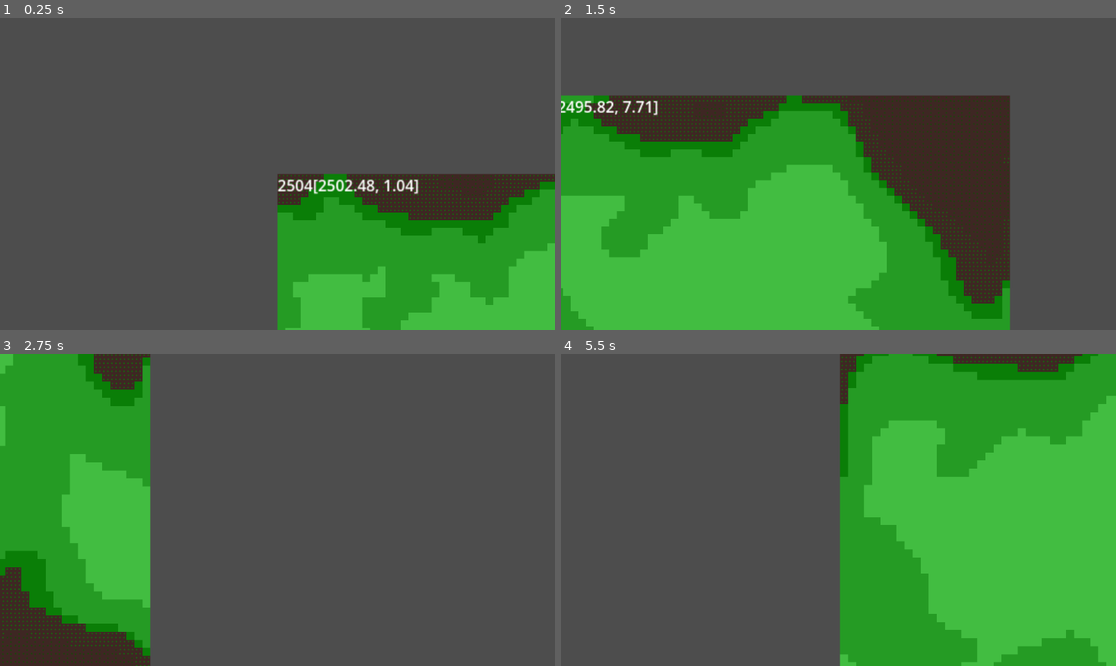
Above: before the commit, frames 1-4 (two rows, left to right).
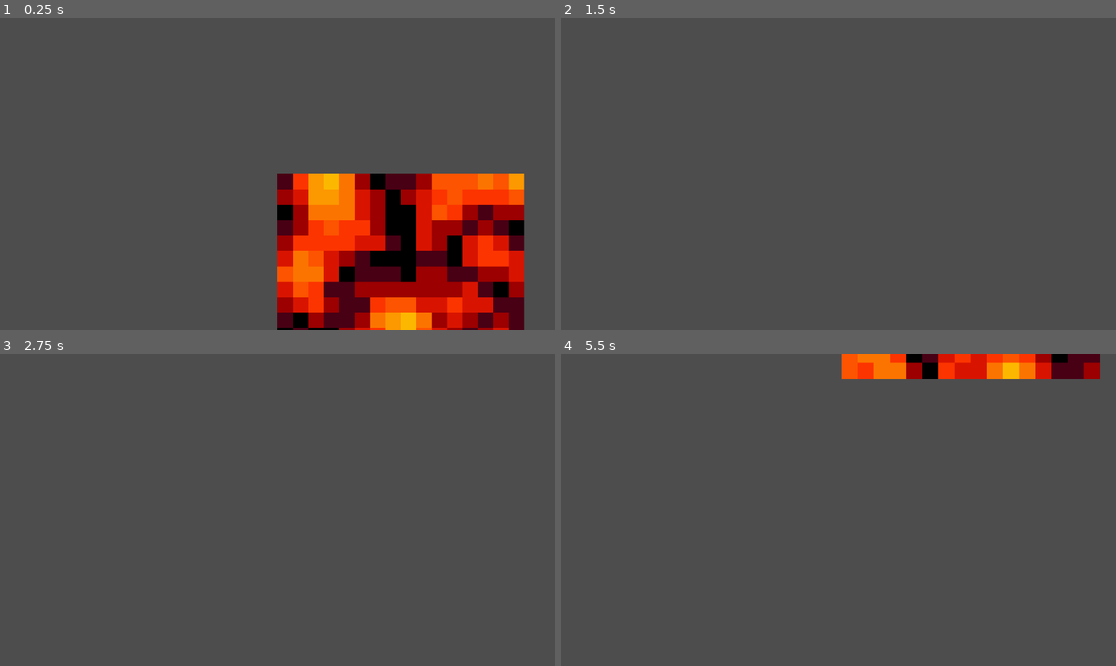
Above: after the commit, the same moments.

Repository: bingecraft-net/sandbox
Game: Godot game, scene res://scenes/game.tscn
Same seed, same stepped clock (60 frames per second), same inputs: the game is played once before the commit and once after it.
Inputs:
- Up to frame 1 (0.25 s): no input
- Up to frame 2 (1.5 s): hold Right (ui_right) 0.53-1.28 s; tap Z (zoom in) at 0.6 s; hold Down (ui_down) from 1.28 s (still down); tap X (zoom out) at 1.35 s
- Up to frame 3 (2.75 s): release Down (ui_down) at 2.03 s; hold Right (ui_right) from 2.03 s (still down); tap Z (zoom in) at 2.1 s
- Up to frame 4 (5.5 s): release Right (ui_right) at 2.78 s; hold Up (ui_up) 2.78-3.53 s; tap X (zoom out) at 2.85, 4.35 s; hold Left (ui_left) 3.53-5.03 s; tap Z (zoom in) at 3.6, 5.1 s; hold Down (ui_down) from 5.03 s (still down)

The runs differ from the first frame. In frame 1, 25% of the frame differs, in the area x 49-100%, y 49-100%; in frame 2, 61%, in the area x 0-81%, y 24-100%; in frame 3, 27%; in frame 4, 50%.

Commit message:
restart with time elapsed sampling from 3d noise, and add new heatmap atlas

Diff:
--- a/project.godot
+++ b/project.godot
@@ -8,15 +8,38 @@
 
 config_version=5
 
+[animation]
+
+compatibility/default_parent_skeleton_in_mesh_instance_3d=true
+
 [application]
 
 config/name="sandbox"
-run/main_scene="uid://bj0rd41hphutx"
+run/main_scene="uid://bqp6ijn2rfoyq"
 config/features=PackedStringArray("4.6", "Forward Plus")
 config/icon="res://icon.svg"
 
+[display]
+
+window/stretch/scale=2.0
+
 [input]
 
+brake={
+"deadzone": 0.2,
+"events": [Object(InputEventKey,"resource_local_to_scene":false,"resource_name":"","device":-1,"window_id":0,"alt_pressed":false,"shift_pressed":false,"ctrl_pressed":false,"meta_pressed":false,"pressed":false,"keycode":0,"physical_keycode":83,"key_label":0,"unicode":115,"location":0,"echo":false,"script":null)
+]
+}
+steer={
+"deadzone": 0.2,
+"events": [Object(InputEventKey,"resource_local_to_scene":false,"resource_name":"","device":-1,"window_id":0,"alt_pressed":false,"shift_pressed":false,"ctrl_pressed":false,"meta_pressed":false,"pressed":false,"keycode":0,"physical_keycode":68,"key_label":0,"unicode":100,"location":0,"echo":false,"script":null)
+]
+}
+unsteer={
+"deadzone": 0.2,
+"events": [Object(InputEventKey,"resource_local_to_scene":false,"resource_name":"","device":-1,"window_id":0,"alt_pressed":false,"shift_pressed":false,"ctrl_pressed":false,"meta_pressed":false,"pressed":false,"keycode":0,"physical_keycode":65,"key_label":0,"unicode":97,"location":0,"echo":false,"script":null)
+]
+}
 "zoom out"={
 "deadzone": 0.2,
 "events": [Object(InputEventKey,"resource_local_to_scene":false,"resource_name":"","device":-1,"window_id":0,"alt_press …(192 unchanged characters)…
--- a/scenes/game.tscn
+++ b/scenes/game.tscn
@@ -1,13 +1,14 @@
-[gd_scene format=3 uid="uid://bj0rd41hphutx"]
-
-[ext_resource type="Script" uid="uid://b5rhc8uqe54si" path="res://scripts/game.gd" id="1_e2o6t"]
-[ext_resource type="PackedScene" uid="uid://1b62wt0iucbm" path="res://scenes/character.tscn" id="2_e2o6t"]
-[ext_resource type="Texture2D" uid="uid://b0l3ul5s2drvv" path="res://sprites/atlas.png" id="3_lnu2h"]
-
-[sub_resource type="FastNoiseLite" id="FastNoiseLite_lnu2h"]
-
-[sub_resource type="TileSetAtlasSource" id="TileSetAtlasSource_lnu2h"]
-texture = ExtResource("3_lnu2h")
+[gd_scene format=3 uid="uid://bqp6ijn2rfoyq"]
+
+[ext_resource type="Script" uid="uid://bc2impsn4s5r3" path="res://scripts/game.gd" id="1_e2o6t"]
+[ext_resource type="Texture2D" uid="uid://berwu3o6jau64" path="res://sprites/atlas.png" id="2_feb5d"]
+[ext_resource type="PackedScene" uid="uid://1b62wt0iucbm" path="res://scenes/character.tscn" id="2_lnu2h"]
+
+[sub_resource type="FastNoiseLite" id="FastNoiseLite_0e48y"]
+frequency = 0.08
+
+[sub_resource type="TileSetAtlasSource" id="TileSetAtlasSource_epypp"]
+texture = ExtResource("2_feb5d")
 0:0/0 = 0
 1:0/0 = 0
 2:0/0 = 0
@@ -265,25 +266,14 @@
 14:15/0 = 0
 15:15/0 = 0
 
-[sub_resource type="TileSet" id="TileSet_lbhrr"]
-sources/0 = SubResource("TileSetAtlasSource_lnu2h")
-
-[node name="Game" type="Node2D" unique_id=682687161]
+[sub_resource type="TileSet" id="TileSet_0hol4"]
+sources/0 = SubResource("TileSetAtlasSource_epypp")
+
+[node name="Game" type="Node2D" unique_id=1279532778]
 script = ExtResource("1_e2o6t")
-noise = SubResource("FastNoiseLite_lnu2h")
-
-[node name="Node2D_Character" parent="." unique_id=1530174143 instance=ExtResource("2_e2o6t")]
-
-[node name="TileMapLayer" type="TileMapLayer" parent="." unique_id=1952044452]
-tile_set = SubResource("TileSet_lbhrr")
-
-[node name="Timer" type="Timer" parent="." unique_id=2091141924]
-wait_time = 0.05
-autostart = true
-
-[node name="RichTextLabel" type="RichTextLabel" parent="." unique_id=1477791892]
-offset_right = 528.0
-offset_bottom = 406.0
-scale = Vector2(2, 2)
-
-[connection signal="timeout" from="Timer" to="." method="_on_timer_timeout"]
+noise = SubResource("FastNoiseLite_0e48y")
+
+[node name="Node2D_Character" parent="." unique_id=1530174143 instance=ExtResource("2_lnu2h")]
+
+[node name="TileMapLayer" type="TileMapLayer" parent="." unique_id=1811746502]
+tile_set = SubResource("TileSet_0hol4")
--- a/scripts/game.gd
+++ b/scripts/game.gd
@@ -1,103 +1,28 @@
 extends Node2D
 
+@export var noise = FastNoiseLite.new()
+@export var grid_size = 16
 
-@export var grid_size: int = 64
-@export var noise: FastNoiseLite = FastNoiseLite.new()
+@onready var map: TileMapLayer = $TileMapLayer
 
-@onready var tile_map_layer: TileMapLayer = $TileMapLayer
-@onready var timer: Timer = $Timer
-@onready var label: RichTextLabel = $RichTextLabel
-
-var grid: Array[Array] = []
-var next_grid: Array[Array] = []
-
+# Called when the node enters the scene tree for the first time.
 func _ready() -> void:
-	for x in range(grid_size):
-		grid.push_back([])
-		next_grid.push_back([])
-		for y in range(grid_size):
-			var value = Cell.new()
-			var sample = noise.get_noise_2d(x, y) + .4
-			value.energy_density = max(sample, 0)
-			grid[x].push_back(value)
-			next_grid[x].push_back(Cell.new())
+	pass # Replace with function body.
 
 
-func _on_timer_timeout() -> void:
-	tick()
+var elapsed = 0
 
-func tick():
-	var total = 0.
-	var total_energy = 0.
+
+# Called every frame. 'delta' is the elapsed time since the previous frame.
+func _process(delta: float) -> void:
+	elapsed += delta
 	for x in range(grid_size):
 		for y in range(grid_size):
-			var current_value: Cell = grid[x][y]
-			var e = current_value.energy_density
-			var m = current_value.mass_density
-
-			var e_laplacian = 0.
-
-			for dx in range(-1, 2):
-				for dy in range(-1, 2):
-					if dx == 0 and dy == 0:
-						continue
-					var neighbor_x = (x + dx + grid_size) % grid_size
-					var neighbor_y = (y + dy + grid_size) % grid_size
-					var neighbor_value = grid[neighbor_x][neighbor_y]
-					e_laplacian += (neighbor_value.energy_density - e) / 8.
-
-			e += e_laplacian * timer.wait_time
-
-			# smooth condensation (energy → matter)
-			var condensation_rate = smoothstep(0., 1., 0 if e < .1 else pow(e - .1, 2))
-			var condense_amount = condensation_rate * timer.wait_time
-
-			# smooth melting (matter → energy)
-			var mass_melting_rate = 0 if m < 0.375 else pow(10 * (m - .375), 2)
-			var energy_melting_rate = smoothstep(0., 1., 0 if e < .33 else pow(3 * e - 1, 2))
-			var melting_rate = (mass_melting_rate + energy_melting_rate)
-			var melt_amount = melting_rate * timer.wait_time
-
-			if e >= condense_amount:
-				e -= condense_amount
-				m += condense_amount
-			else:
-				m += e
-				e = 0
-
-			if m >= melt_amount:
-				e += melt_amount
-				m -= melt_amount
-			else:
-				e += m
-				m = 0
-
-			var next_value: Cell = next_grid[x][y]
-			next_value.energy_density = e
-			next_value.mass_density = m
-
-			total += e + m
-			total_energy += e
-
-			var coords = Vector2i(x, y)
-			var atlas_coords = next_value.classify()
-			tile_map_layer.set_cell(coords, 0, atlas_coords)
-
-	var	old_grid = grid
-	grid = next_grid
-	next_grid = old_grid
-
-	label.text = "%.0f[%.2f, %.2f]" % [total, total_energy, total - total_energy]
+			var value = noise.get_noise_3d(x, y, elapsed)
+			var atlas_coords = classify(value)
+			map.set_cell(Vector2i(x, y), 0, atlas_coords)
 
 
-class Cell:
-	var energy_density: float = 0.0
-	var mass_density: float = 0.0
-
-	func classify() -> Vector2i:
-		var e = energy_density
-		var m = mass_density
-		return Vector2i(
-			ceil(4 * smoothstep(0., 1., e)),
-			ceil(2 * smoothstep(0., 0.375 * 2, m)),
-		)
+func classify(value: float) -> Vector2i:
+	var result = 16 * abs(value) * Vector2i.RIGHT
+	return result
Not shown, changed: scripts/game.gd.uid
Binary file removed: sprites/atlas.aseprite
Binary file changed: sprites/atlas.png
Not shown, changed: sprites/atlas.png.import
Not shown, added: sprites/atlas.xcf
